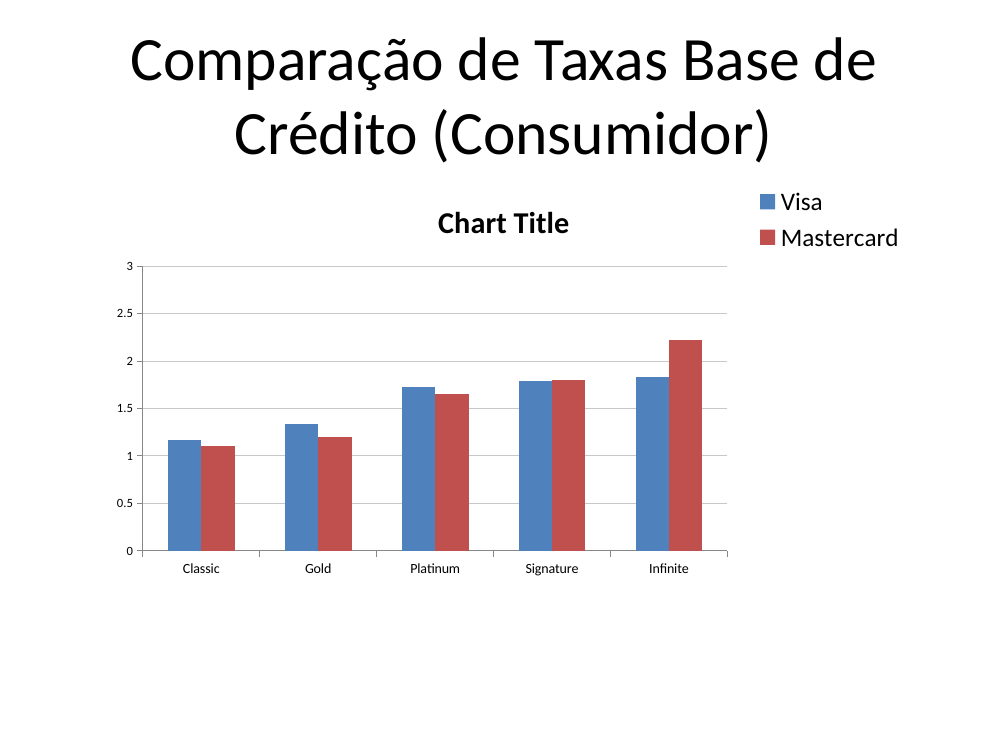
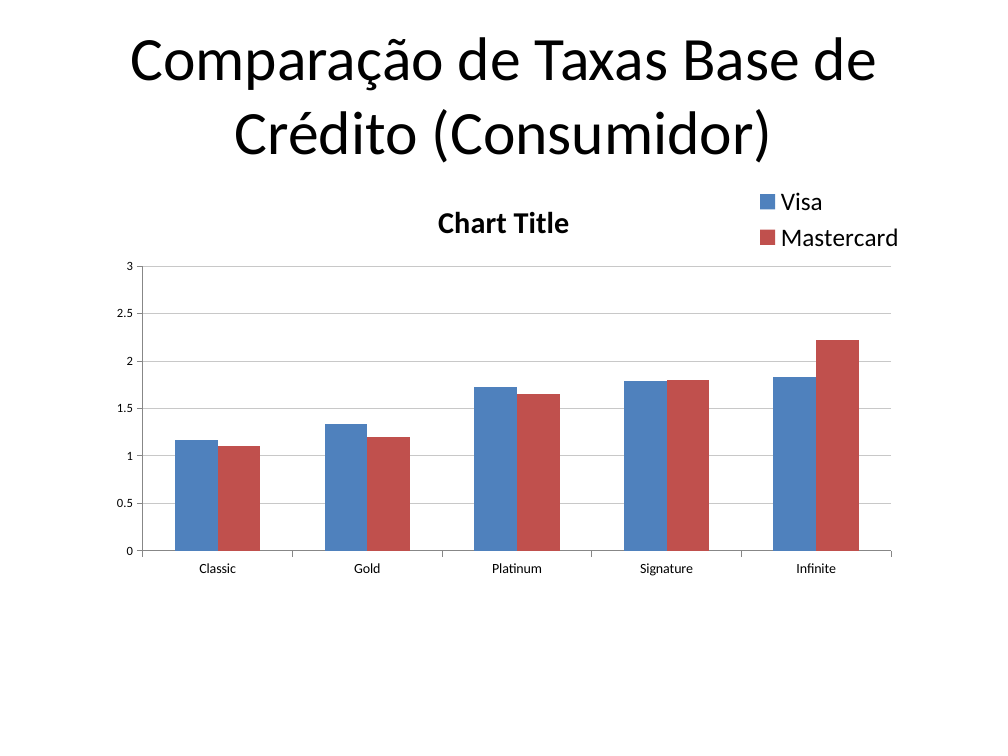
Before and after one commit to nielsencastelo/Interchange-CIELO, a slide deck: slide 9 of docs/interchange_presentation.pptx. Drawn at 1008x756 pixels with LibreOffice and Linux fonts; fonts in the diff are those of the drawing. Boxes give left, top, right and bottom in pixels: in the first picture for what was removed or moved away, otherwise in the second. Text is boxed around its words. In the diff, an @@ line names an element or a change of style, - is before the commit and + after.

Commit message:
ajuste no slide base

```diff
--- a/docs/interchange_presentation.pptx
+++ b/docs/interchange_presentation.pptx
@@ column chart at box(101, 181, 907, 585) @@
@@ category axis changed @@
@@ bar spacing changed @@
```
Also in this commit, not shown: 6 other slides changed, 1 other file.
